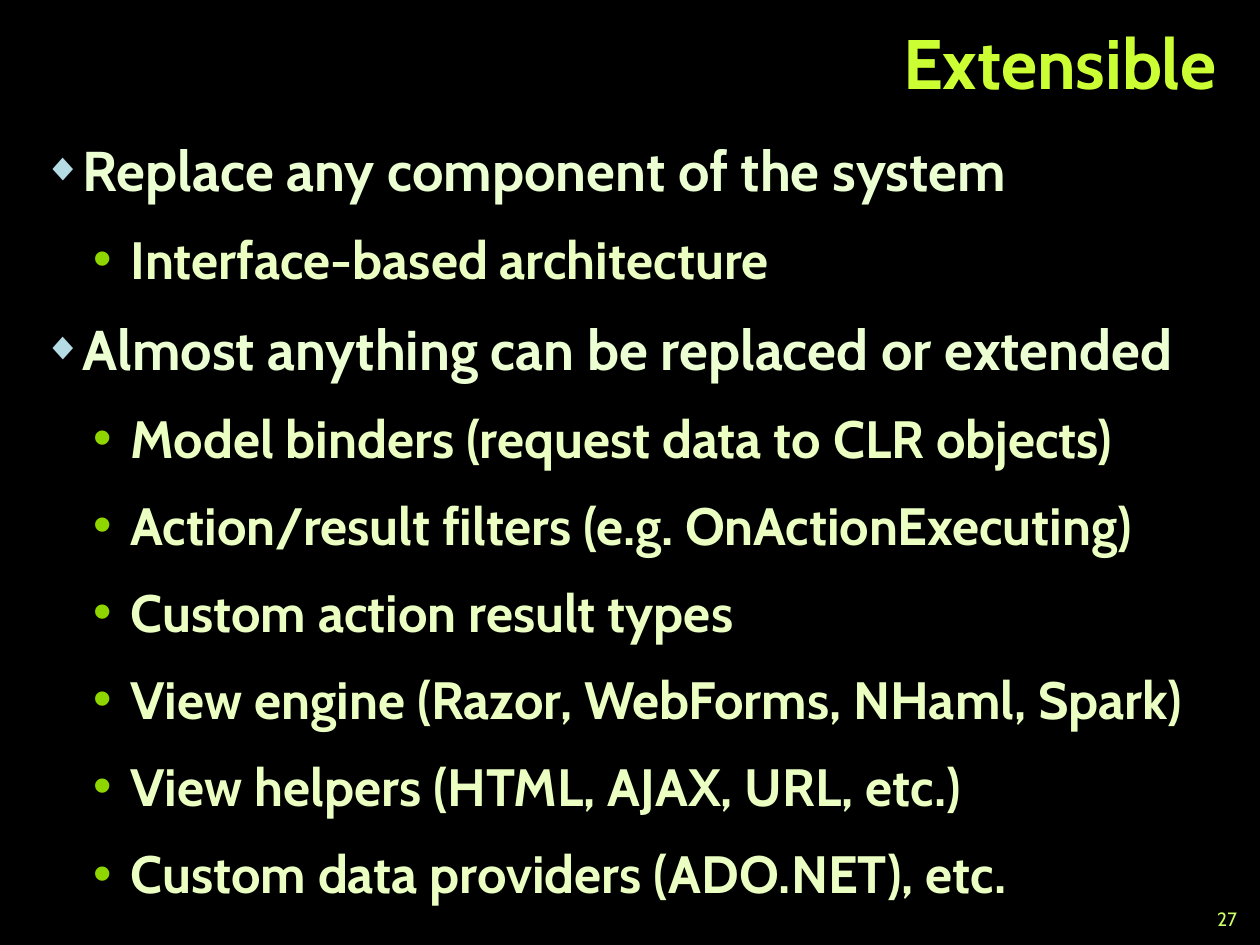
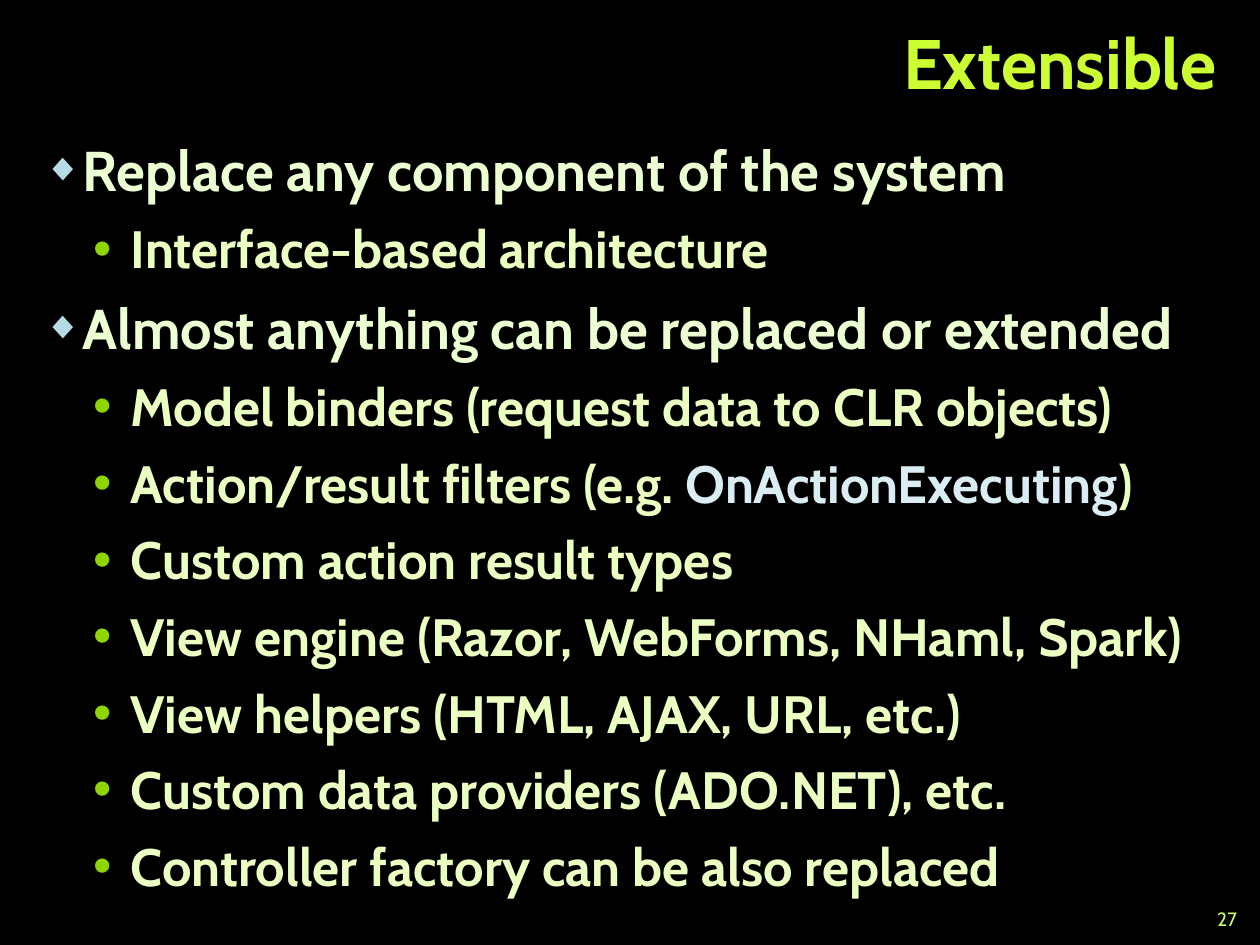
Before and after one commit to TelerikAcademy/ASP.NET-MVC, a slide deck: slide 27 of 01. Introduction-to-ASP.NET-MVC/Introduction to ASP.NET MVC.pptx. Drawn at 1260x945 pixels with LibreOffice and Linux fonts; fonts in the diff are those of the drawing; background and template pictures are left out. Boxes give left, top, right and bottom in pixels: in the first picture for what was removed or moved away, otherwise in the second. Text is boxed around its words. In the diff, an @@ line names an element or a change of style, - is before the commit and + after.

```diff
--- a/01. Introduction-to-ASP.NET-MVC/Introduction to ASP.NET MVC.pptx
+++ b/01. Introduction-to-ASP.NET-MVC/Introduction to ASP.NET MVC.pptx
@@ text at [83,149,1182,821]: text colour #EBFFC2 to #DAEDF2 in "OnActionExecuting)"; less space between paragraphs @@
@@ text at [131,846,1000,898]: paragraph added @@
+  • Controller factory can be also replaced
```
Also in this commit, not shown: 18 other slides changed, 2 slides added, 3 slides removed.
